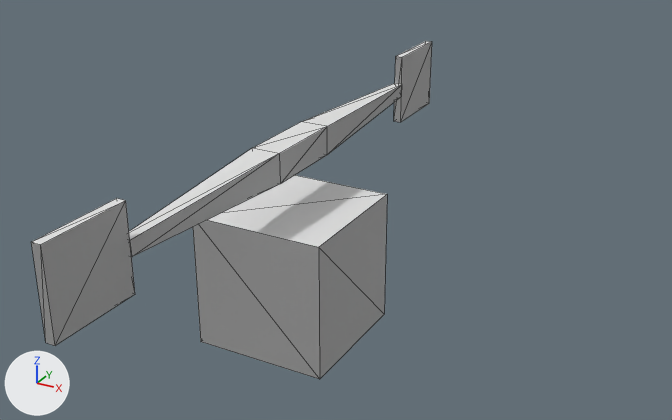
The OBJ model Assets/Game/Prefabs/MakerAssets/ModulPlaceholders/P_Modul_17_01.obj, before and after one commit.
Camera for both pictures: a 50 mm lens placed at (15.9, -25.7, 8.0), pointed at (1.2, 0.9, -5.3). Every picture has the same lights, and +X, +Y and +Z are marked at lower left. Mesh edges are drawn as thin lines. Where no turn or scale is listed for an object, it has been applied to the vertices. Vertices at the same position are counted once.

Objects in the first picture: 'P_Modul_17_01'.
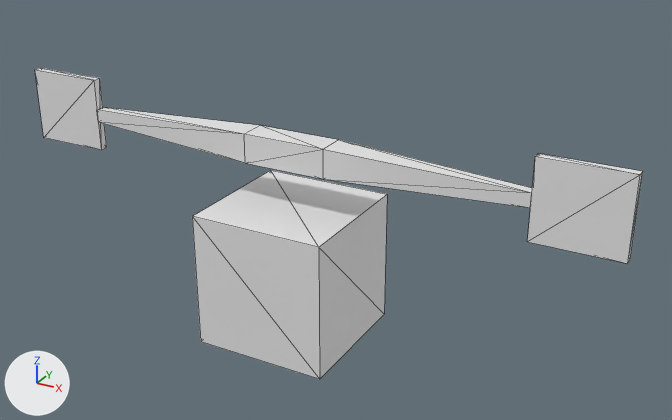
Location of each change, [x1, y1, x2, y2] in pixels of the pictures (672 x 420 px; the box of a moved part takes in the faces that stretch with it):
'P_Modul_17_01', reshaped (51% wider, 8% shorter): before [31, 41, 432, 379]; after [35, 68, 643, 379]
part 1 of me_p_modul_17_01, added: after [528, 153, 643, 263]
part 2 of me_p_modul_17_01, added: after [35, 68, 107, 150]
part 3 of me_p_modul_17_01, added: after [97, 107, 532, 208]
part 4 of me_p_modul_17_01, deleted: before [129, 83, 402, 257]
part 5 of me_p_modul_17_01, deleted: before [31, 198, 135, 346]
part 6 of me_p_modul_17_01, deleted: before [394, 41, 432, 122]
part 7 of me_p_modul_17_01, moved or reshaped: before [208, 175, 387, 247]; after [193, 170, 387, 247]

What the commit changed:
me_p_modul_17_01 is used by ob_p_modul_17_01; location (0.0, 0.0, 0.0).
Verts and faces of me_p_modul_17_01; kept vertices keep their numbers, new ones are numbered from 40.
Before the commit, vertices of me_p_modul_17_01: 0 (-2.5, 2.5, -5.0), 1 (2.5, 2.5, -5.0) at pixel (387, 194), 2 (-2.5, -2.5, -5.0), 3 (2.5, -2.5, -5.0) at pixel (318, 247).
me_p_modul_17_01 had 40 vertices, 62 faces and spanned x -2.5..2.5, y -11.6..11.6, z -10.0..-1.6.
me_p_modul_17_01 now has 40 vertices, 62 faces and spans x -11.6..11.6, y -2.5..2.5, z -10.0..-1.6.
me_p_modul_17_01 part 1: a new loose piece, a box spanning x 8.57..11.62, y -0.16..0.15, z -4.4..-1.6.
me_p_modul_17_01 part 2: a new loose piece, a box spanning x -11.62..-8.57, y -0.16..0.15, z -4.4..-1.6.
me_p_modul_17_01 part 3: a new loose piece of 16 vertices spanning x -8.6..8.6, y -0.5..0.5, z -3.5..-2.5.
me_p_modul_17_01 part 4: the loose piece of 16 vertices spanning x -0.5..0.5, y -8.6..8.6, z -3.5..-2.5 is deleted.
me_p_modul_17_01 part 5: the loose piece of 8 vertices spanning x -0.2..0.2, y -11.6..-8.6, z -4.4..-1.6 is deleted.
me_p_modul_17_01 part 6: the loose piece of 8 vertices spanning x -0.2..0.2, y 8.6..11.6, z -4.4..-1.6 is deleted.
Part 7, on me_p_modul_17_01:
Faces deleted: (0, 2, 1), (1, 2, 3).
New faces: (0, 2, 3), (0, 3, 1).
me_p_modul_17_01 part 8: the surface is now shaded flat.
